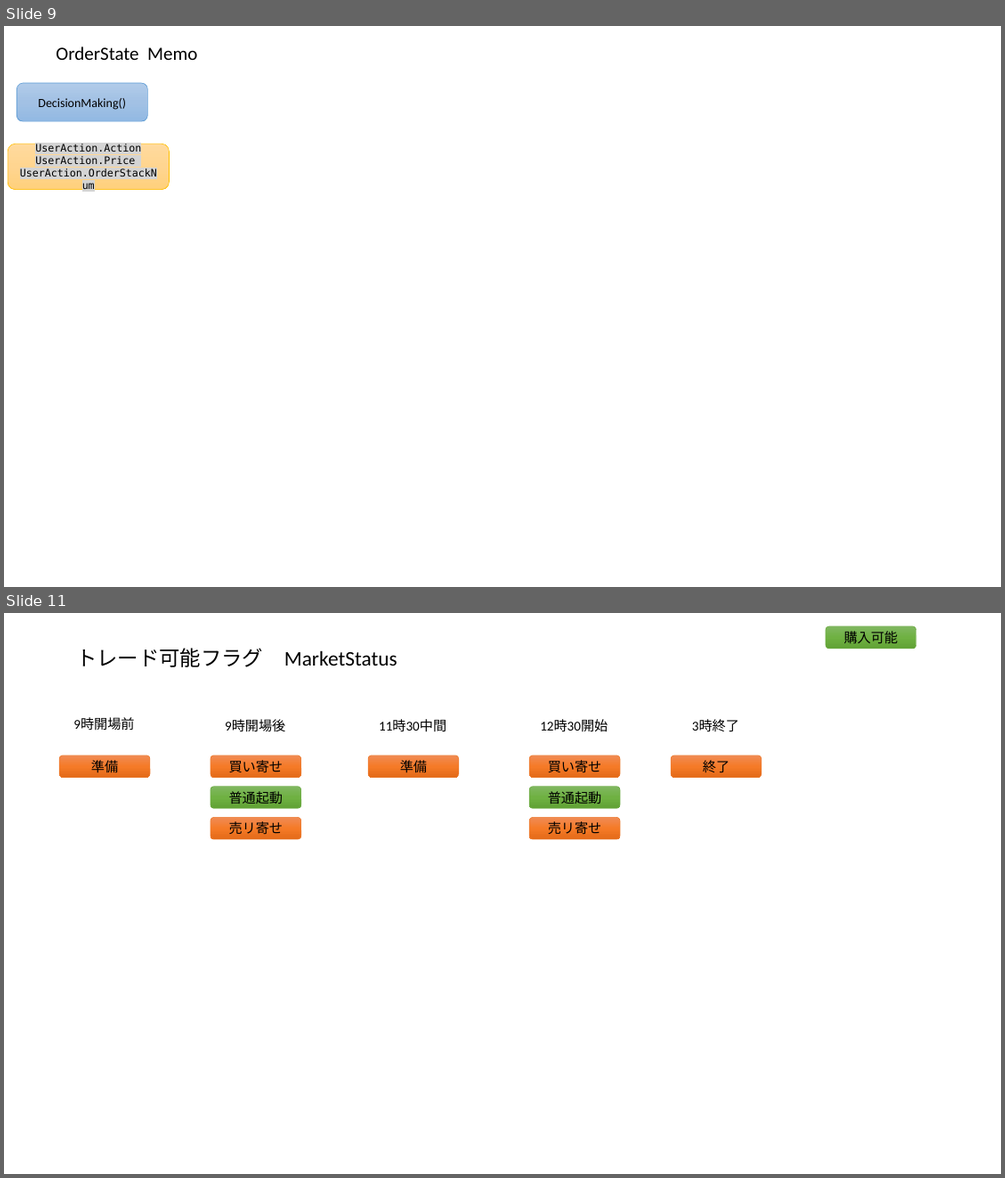
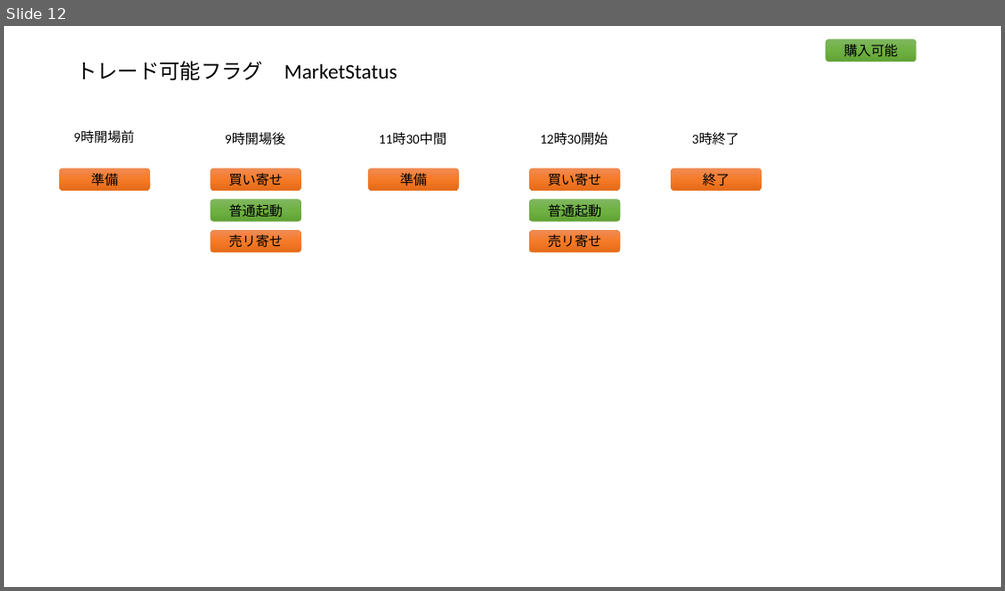
Before and after one commit to maxwill9457/TradeBot, a slide deck: trade_bot_キックオフ.pptx. Shown one above the other, each under a label of ours: slides 9 and 11 before the commit, slide 12 after it; the slides between them are not shown. The pictures are 1005x1178 and 1005x591 pixels, drawn with LibreOffice and Linux fonts; fonts in the diff are those of the drawing. Boxes give left, top, right and bottom in pixels: in the first picture for what was removed or moved away, otherwise in the second. Text is boxed around its words. In the diff, an @@ line names an element or a change of style, - is before the commit and + after.

```diff
--- a/trade_bot_キックオフ.pptx
+++ b/trade_bot_キックオフ.pptx
@@ slide 9 removed at (4, 26, 1001, 587), background #FFFFFF @@
@@ text removed at (56, 46, 197, 60) @@
-OrderState Memo
@@ rounded rectangle removed at (16, 83, 147, 121) @@
-DecisionMaking()
@@ rounded rectangle removed at (8, 143, 170, 189) @@
-UserAction.Action
-UserAction.Price
-UserAction.OrderStackNum
@@ what was slide 11 is now slide 12 @@
```
Also in this commit, not shown: 2 slides changed, 2 slides added.
